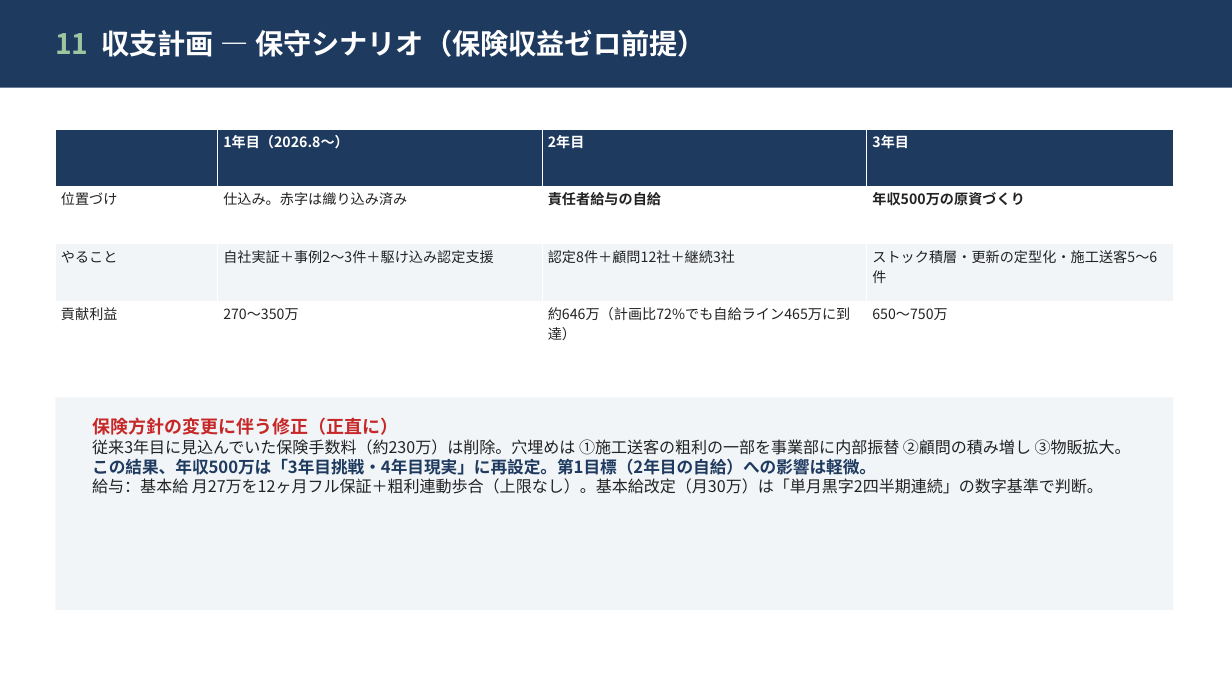
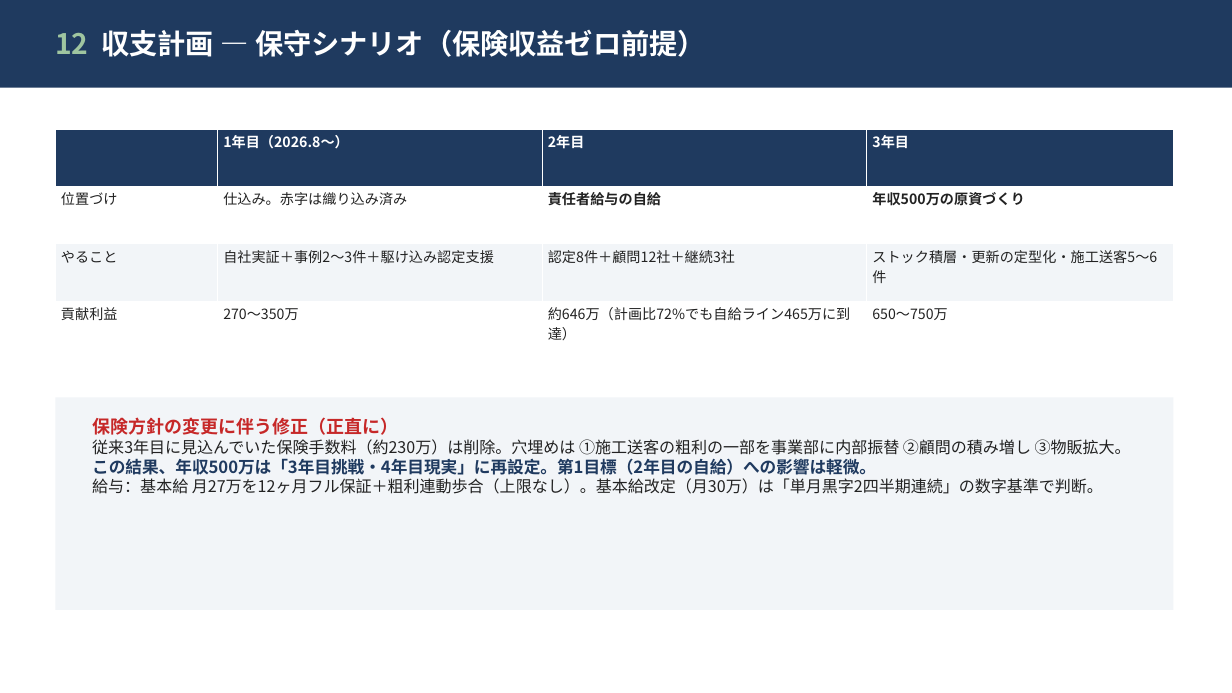
Before and after one commit to hiroaki-hab/test-repo-my-first-codex-smart-support-dev, a slide deck: slide 13 of wellness-business-plan/slides/ウェルネス事業計画_最終版v4_スライド.pptx (slide 12 before the commit). Drawn at 1232x693 pixels with LibreOffice and Linux fonts; fonts in the diff are those of the drawing. Boxes give left, top, right and bottom in pixels: in the first picture for what was removed or moved away, otherwise in the second. Text is boxed around its words. In the diff, an @@ line names an element or a change of style, - is before the commit and + after.

```diff
--- a/wellness-business-plan/slides/ウェルネス事業計画_最終版v4_スライド.pptx
+++ b/wellness-business-plan/slides/ウェルネス事業計画_最終版v4_スライド.pptx
@@ text at (55, 30, 706, 57): text changed @@
-11 収支計画 ― 保守シナリオ（保険収益ゼロ前提）
+12 収支計画 ― 保守シナリオ（保険収益ゼロ前提）
```
Also in this commit, not shown: 12 other slides changed, 1 slide added.
